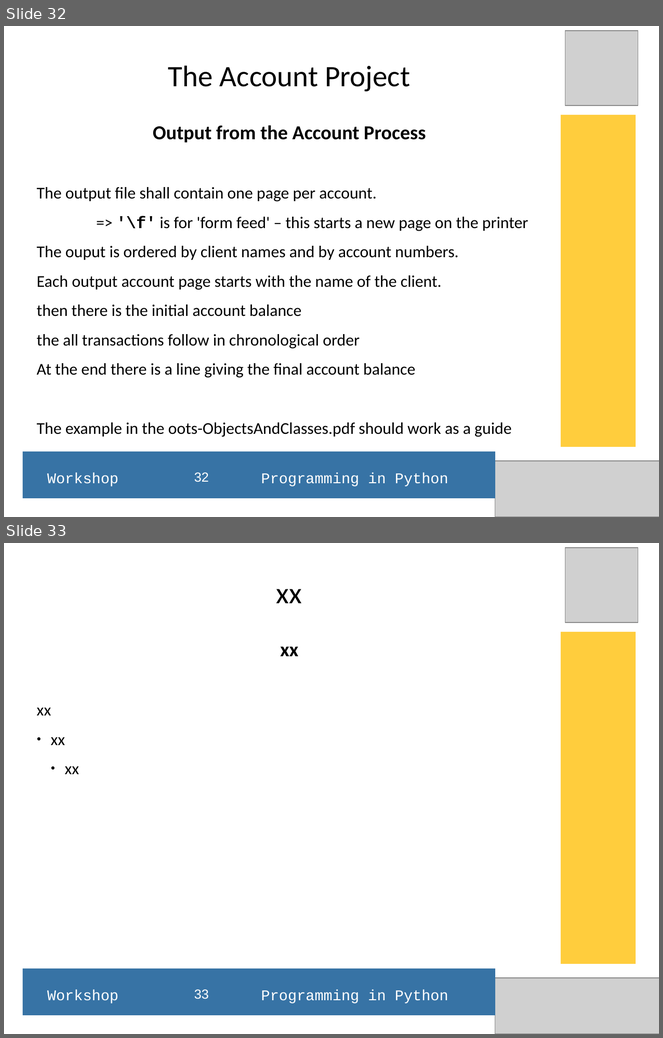
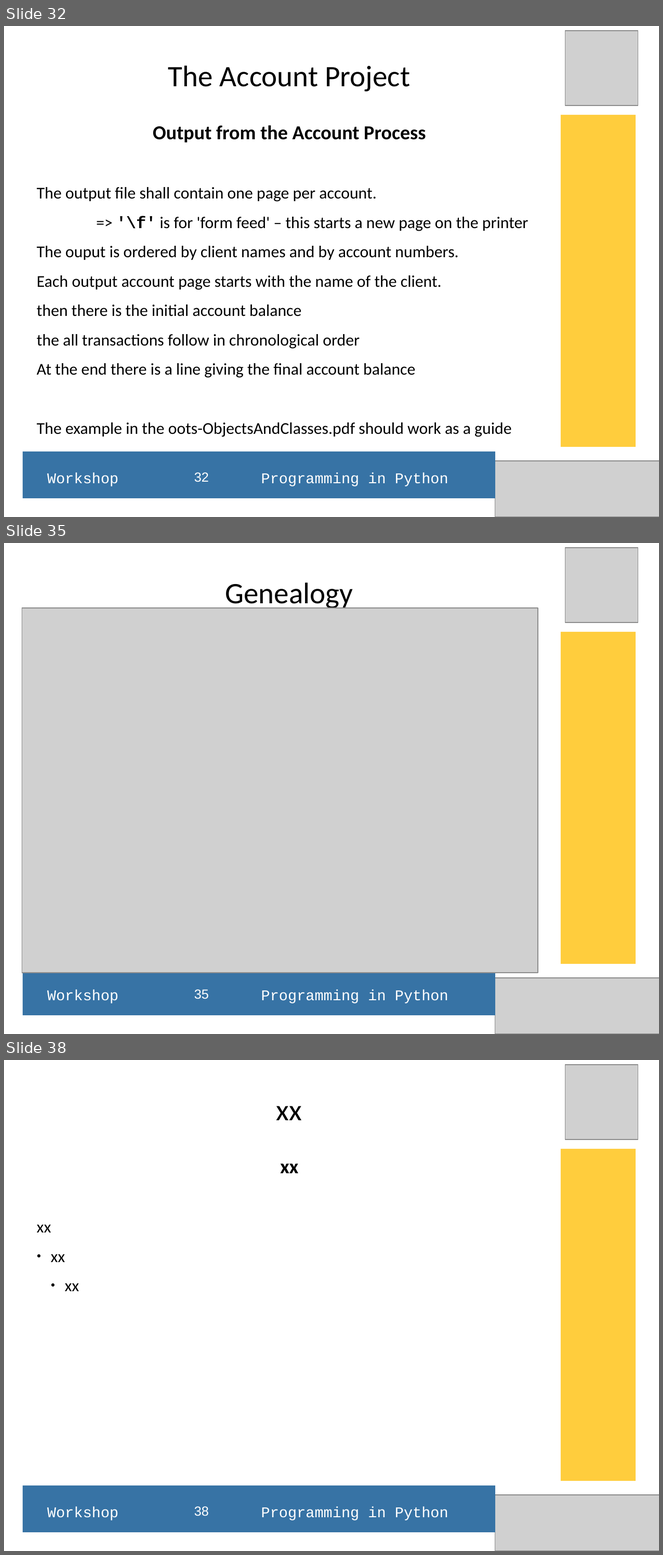
Before and after one commit to hans-boden/pyws-fablab-lisbon, a slide deck: resources/python_ws_2016Q1.odp. Shown one above the other, each under a label of ours: slides 32 and 33 before the commit, slides 32, 35 and 38 after it; the slides between them are not shown. The pictures are 663x1038 and 663x1555 pixels, drawn with LibreOffice and Linux fonts; fonts in the diff are those of the drawing; grey boxes stand for pictures. Boxes give left, top, right and bottom in pixels: in the first picture for what was removed or moved away, otherwise in the second. Text is boxed around its words. In the diff, an @@ line names an element or a change of style, - is before the commit and + after.

```diff
--- a/resources/python_ws_2016Q1.odp
+++ b/resources/python_ws_2016Q1.odp
@@ slide 35 added at (4, 543, 659, 1034), background #FFFFFF @@
@@ picture added at (566, 548, 638, 623) @@
@@ title added at (226, 583, 353, 611), 36 pt, text #000000 @@
+Genealogy
@@ picture added at (22, 608, 539, 973) @@
@@ rectangle added at (561, 632, 636, 965), fill #FFCD3D @@
@@ rectangle added at (22, 969, 495, 1016), fill #3773A5 @@
@@ picture added at (496, 978, 659, 1034) @@
@@ text added at (47, 990, 449, 1004), 18 pt, text #FFFFFF @@
+Workshop Programming in Python
@@ page number added at (194, 990, 209, 1000), 16 pt, text #FFFFFF @@
+35
@@ what was slide 33 is now slide 38 @@
@@ page number at (194, 1507, 209, 1517): text changed @@
-33
+38
```
Also in this commit, not shown: 5 other slides added, 12 other files.
